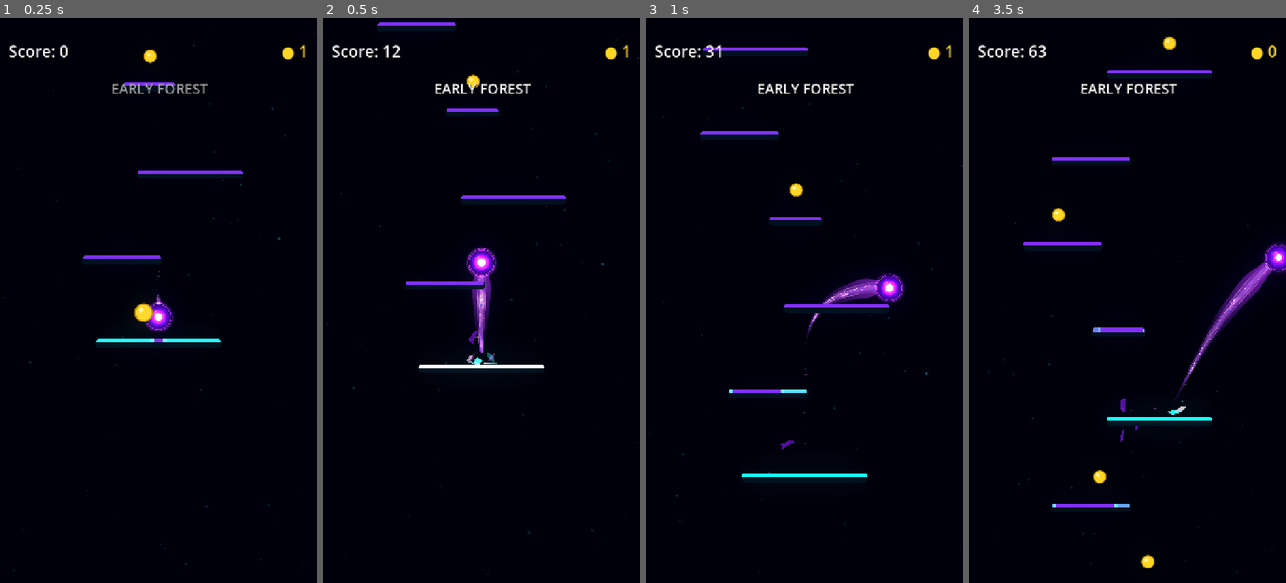
Above: before the commit, frames 1-4 (left to right).
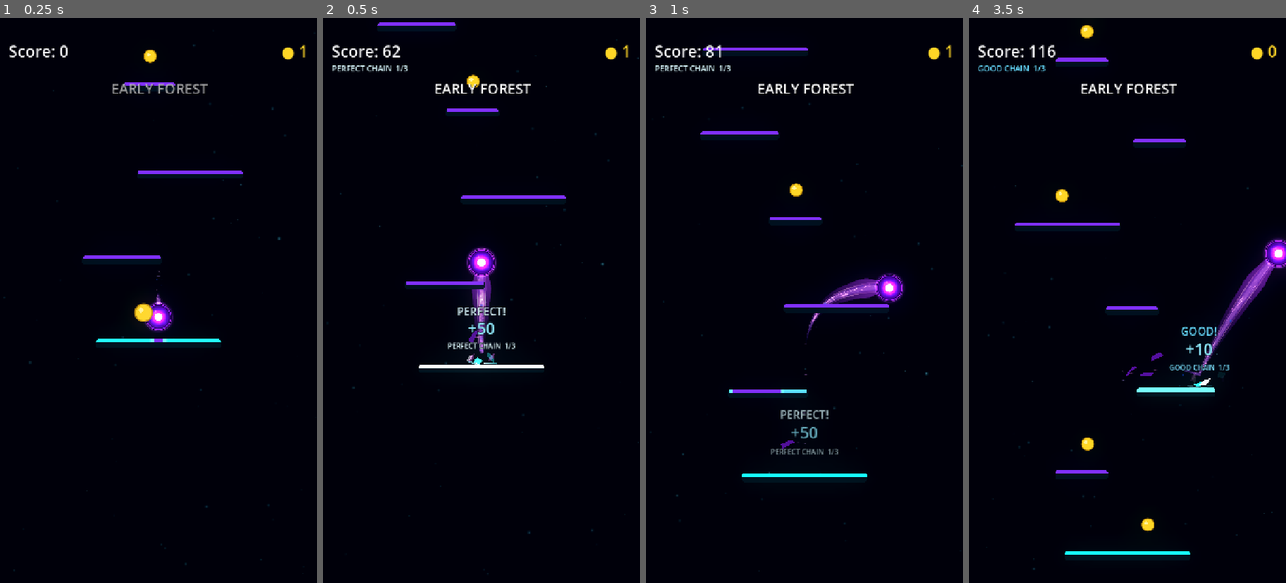
Above: after the commit, the same moments.

Repository: Kryodo/TowerJump
Game: Godot game, scene res://scenes/main.tscn
Two runs of this game, one before a commit and one after it. Both use one fixed random seed, a clock stepped at 60 frames per second and the inputs below.
Inputs (mouse positions are in pixels of both pictures, inside the frame that each line leads up to):
- Up to frame 1 (0.25 s): no input
- Up to frame 2 (0.5 s): no input
- Up to frame 3 (1 s): move the mouse to (874, 272) at 0.52 s; hold Right (ui_right) from 0.53 s (still down); click (874, 272) at 0.67 s
- Up to frame 4 (3.5 s): release Right (ui_right) at 1.25 s; drag from (1064, 328) to (1117, 193) at 1.27 s; click "Nochmal spielen" at 2 s; move the mouse to (1159, 176) at 2.77 s; hold Right (ui_right) from 2.78 s (still down)

Frame 1 is identical in both runs. In frame 2, 0.6% of the frame differs, in the area x 2-61%, y 4-59%; in frame 3, 0.6%; in frame 4, 5.0%, in the area x 2-100%, y 1-99%.

Commit message:
Wire combo scoring into the main scene

Diff:
--- a/scenes/main.tscn
+++ b/scenes/main.tscn
@@ -11,6 +11,7 @@
 [ext_resource type="Script" uid="uid://ck0ynampffokl" path="res://scripts/coin_spawner.gd" id="9_coinspawner"]
 [ext_resource type="Script" uid="uid://w2ijwcyipbda" path="res://scripts/landing/landing_feedback_controller.gd" id="10_landing_feedback"]
 [ext_resource type="Script" uid="uid://cg3nexhcchxia" path="res://scripts/landing/landing_platform_reaction.gd" id="11_landing_platform_reaction"]
+[ext_resource type="Script" path="res://scripts/landing/landing_score_controller.gd" id="13_landing_score"]
 [ext_resource type="Texture2D" uid="uid://bfduv7ff6742p" path="res://scenes/ambient_mote.svg" id="12_ambient_mote"]
 
 [sub_resource type="Gradient" id="Gradient_ambient_motes"]
@@ -163,6 +164,10 @@
 script = ExtResource("10_landing_feedback")
 ball_path = NodePath("../Ball")
 
+[node name="LandingScoreController" type="Node2D" parent="."]
+script = ExtResource("13_landing_score")
+landing_feedback_controller_path = NodePath("../LandingFeedbackController")
+
 [node name="LandingPlatformReaction" type="Node" parent="." unique_id=764254584]
 script = ExtResource("11_landing_platform_reaction")
 
